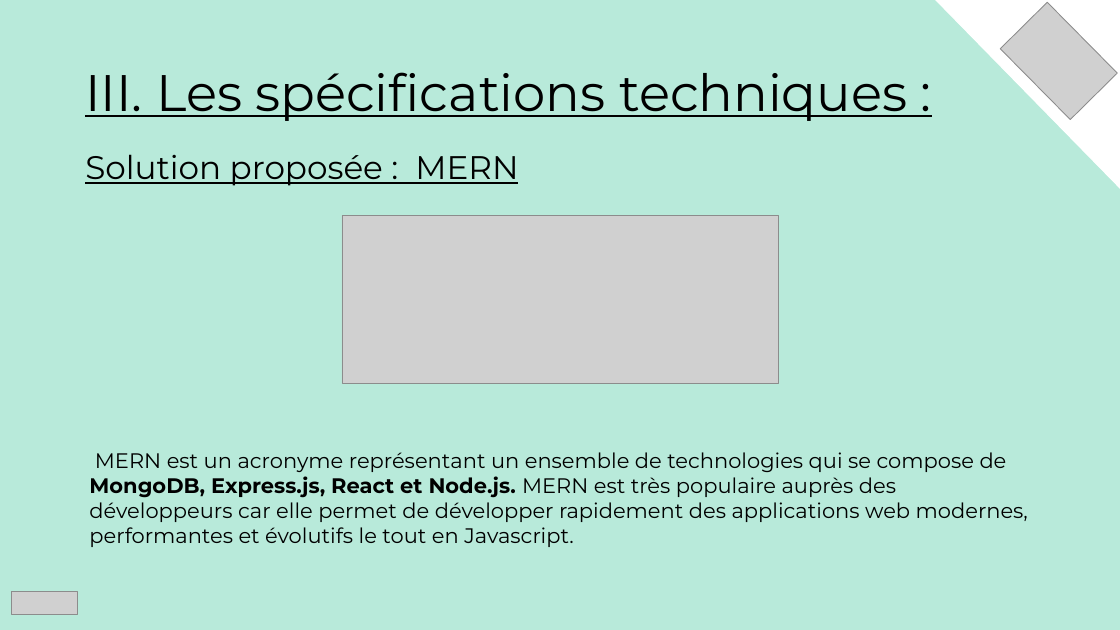
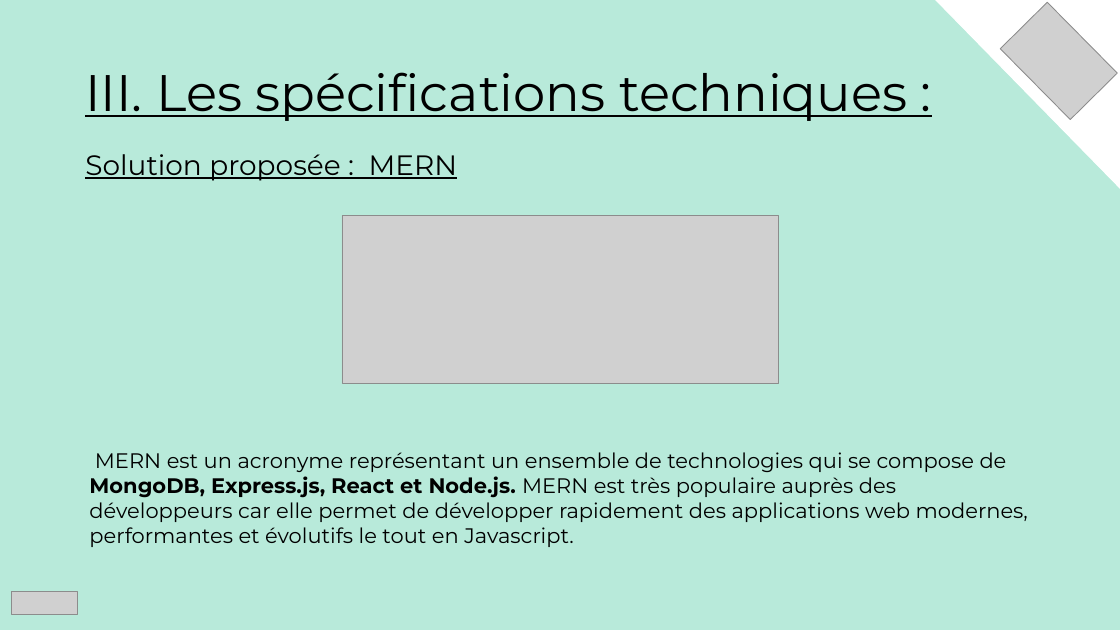
Before and after one commit to mathc28/Qwenta, a slide deck: slide 8 of Solution technique.pptx. Drawn at 1120x630 pixels with LibreOffice and Linux fonts; fonts in the diff are those of the drawing; grey boxes stand for pictures. Boxes give left, top, right and bottom in pixels: in the first picture for what was removed or moved away, otherwise in the second. Text is boxed around its words. In the diff, an @@ line names an element or a change of style, - is before the commit and + after.

Commit message:
update solution technique

```diff
--- a/Solution technique.pptx
+++ b/Solution technique.pptx
@@ text "Solution proposée : MERN" at [85,154,458,181]: size 28 to 24 pt @@
```
Also in this commit, not shown: 12 other slides changed, 1 other file.
